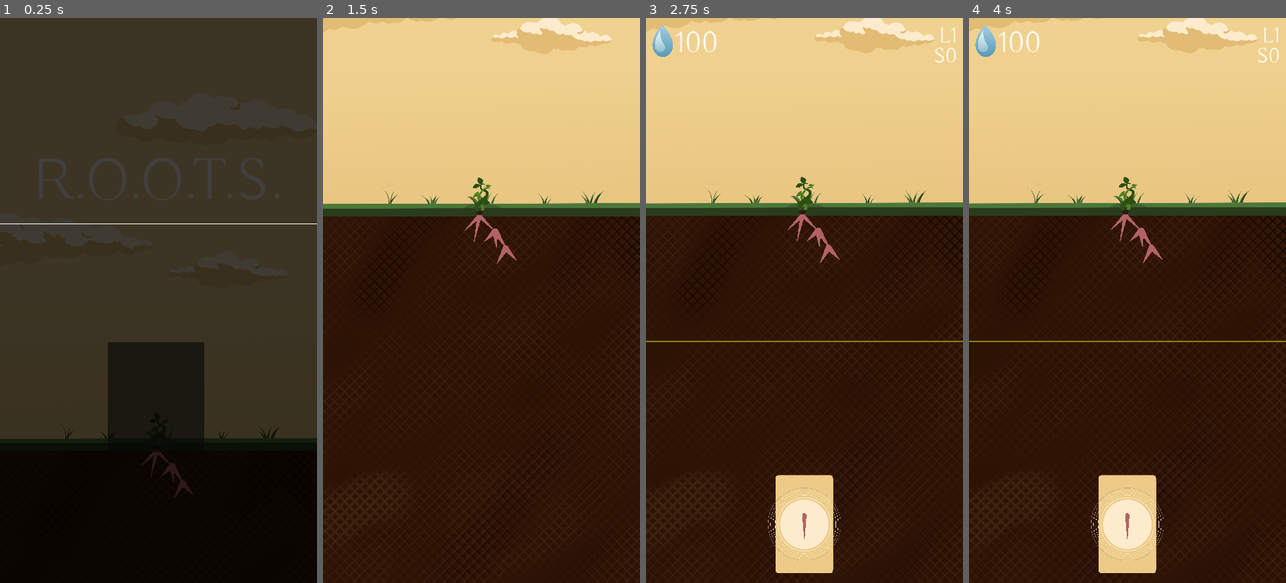
Above: before the commit, frames 1-4 (left to right).
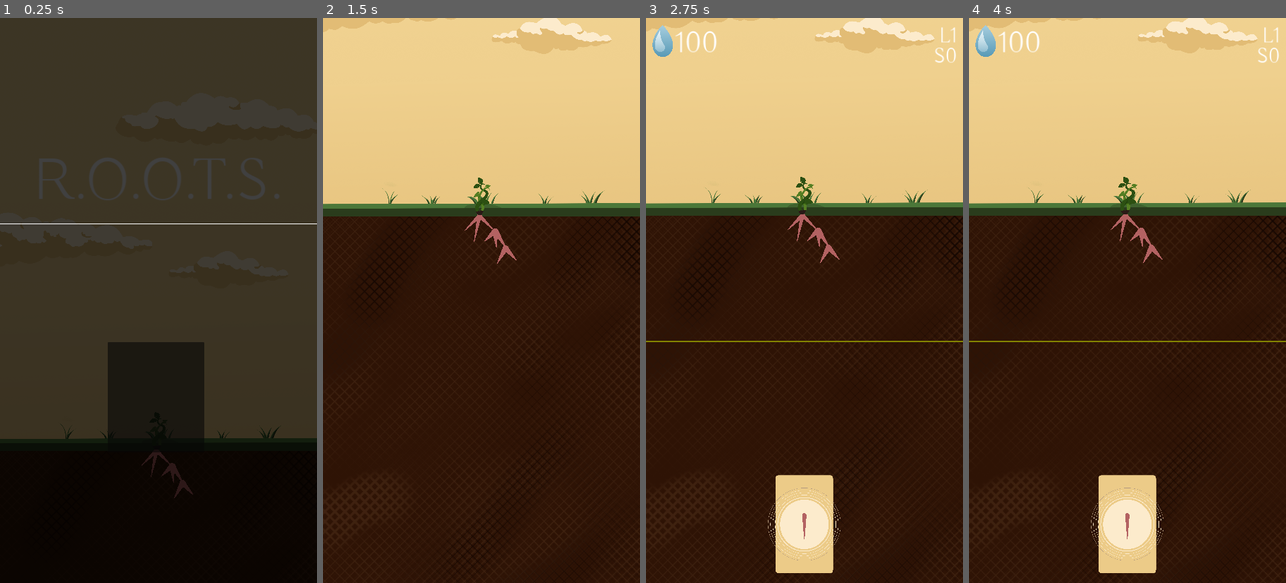
Above: after the commit, the same moments.

Repository: Disablak/ggj23
Game: Godot game, scene res://Main.tscn
Same seed, same stepped clock (60 frames per second), same inputs: the game is played once before the commit and once after it.
Inputs (mouse positions are in pixels of both pictures, inside the frame that each line leads up to):
- Up to frame 1 (0.25 s): no input
- Up to frame 2 (1.5 s): click (478, 396) at 0.5 s; drag from (478, 266) to (513, 176) at 1.27 s
- Up to frame 3 (2.75 s): drag from (801, 221) to (788, 413) at 2.02 s
- Up to frame 4 (4 s): tap Enter at 2.75 s; move the mouse to (1124, 221) at 2.77 s; click (1124, 221) at 2.92 s; tap Space at 3.5 s; drag from (1140, 238) to (1032, 215) at 3.52 s

The runs differ from the first frame. In frame 2, less than 0.1% of the frame differs, in the area x 47-54%, y 28-35%; in frame 3, less than 0.1%; in frame 4, less than 0.1%.

Commit message:
visual up

Diff:
--- /dev/null
+++ b/assets/Shader.tres
@@ -0,0 +1,11 @@
+[gd_resource type="ShaderMaterial" load_steps=2 format=3 uid="uid://c0f2j4uqadriy"]
+
+[ext_resource type="Shader" path="res://scripts/Deformation.gdshader" id="1_wp73r"]
+
+[resource]
+shader = ExtResource("1_wp73r")
+shader_parameter/Smooth = true
+shader_parameter/width = 1.0
+shader_parameter/outline_color = Color(1, 0.368627, 1, 1)
+shader_parameter/pixel_size = 4
+shader_parameter/width_speed = 1.0
--- a/levels/LevelBase.tscn
+++ b/levels/LevelBase.tscn
@@ -9,6 +9,16 @@
 [ext_resource type="Texture2D" uid="uid://rda4ekuesgo3" path="res://assets/mini_test2_plant.png" id="4_iwk58"]
 [ext_resource type="Texture2D" uid="uid://smcfor8w7pa2" path="res://assets/grass.png" id="6_0xb24"]
 [ext_resource type="Texture2D" uid="uid://bo88ghnuxulv1" path="res://assets/ground_texture.png" id="8_ulieb"]
+[ext_resource type="Shader" path="res://scripts/Plant.gdshader" id="10_6s5lq"]
+
+[sub_resource type="ShaderMaterial" id="ShaderMaterial_0yjv6"]
+shader = ExtResource("10_6s5lq")
+shader_parameter/x_intensity = 3.0
+shader_parameter/y_intensity = 0.5
+shader_parameter/offset = 0.0
+shader_parameter/speed = 2.0
+shader_parameter/wave_frequency = 20.0
+shader_parameter/wave_length = 200.0
 
 [node name="Level" type="Node2D"]
 script = ExtResource("1_8leeb")
@@ -69,6 +79,7 @@
 texture = ExtResource("6_0xb24")
 
 [node name="Plant" type="Sprite2D" parent="."]
+material = SubResource("ShaderMaterial_0yjv6")
 position = Vector2(551, 421)
 scale = Vector2(0.3, 0.3)
 texture = ExtResource("4_iwk58")
--- /dev/null
+++ b/scripts/Deformation.gdshader
@@ -0,0 +1,35 @@
+shader_type canvas_item;
+render_mode unshaded;
+
+uniform bool Smooth = true;
+uniform float width : hint_range(0.0, 64) = 1.0;
+uniform vec4 outline_color : source_color = vec4(0.0, 0.0, 0.0, 1.0);
+uniform int pixel_size : hint_range(1, 10) = 4;
+uniform float width_speed :hint_range(0.1, 10) = 1;
+
+void fragment()
+{
+    float _width = width + ((sin(TIME*width_speed) + 1.0) -2.0) * 10.0;
+    vec2 unit = (1.0/float(pixel_size) ) / vec2(textureSize(TEXTURE, 0));
+    vec4 pixel_color = texture(TEXTURE, UV);
+    if (pixel_color.a == 0.0) {
+        pixel_color = outline_color;
+        pixel_color.a = 0.0;
+        for (float x = -ceil(_width); x <= ceil(_width); x++) {
+            for (float y = -ceil(_width); y <= ceil(_width); y++) {
+                if (texture(TEXTURE, UV + vec2(x*unit.x, y*unit.y)).a == 0.0 || (x==0.0 && y==0.0)) {
+                    continue;
+                }
+                if (Smooth) {
+                    pixel_color.a += outline_color.a / (pow(x,2)+pow(y,2)) * (1.0-pow(2.0, -_width));
+                    if (pixel_color.a > 1.0) {
+                        pixel_color.a = 1.0;
+                    }
+                } else {
+                    pixel_color.a = outline_color.a;
+                }
+            }
+        }
+    }
+    COLOR = pixel_color;
+}
--- a/scripts/Level.gd
+++ b/scripts/Level.gd
@@ -33,11 +33,15 @@
 	if plant_sprite.texture == texture:
 		return
 
+	plant_sprite.use_parent_material = true
+
 	var tween = create_tween()
 	tween.tween_property(plant_sprite, "self_modulate:a", 0.0, 0.5).from(1.0)
 	tween.tween_property(plant_sprite, "self_modulate:a", 1.0, 0.5).from(0.0)
 	await tween.step_finished
 	plant_sprite.texture = texture
+	await tween.step_finished
+	plant_sprite.use_parent_material = false
 
 
 func try_get_tutorial_card() -> int:
--- /dev/null
+++ b/scripts/Plant.gdshader
@@ -0,0 +1,35 @@
+shader_type canvas_item;
+
+uniform float x_intensity = 3.0;
+uniform float y_intensity = 0.5;
+uniform float offset = 0.0;
+uniform float speed : hint_range(0, 20) = 2.0;
+uniform float wave_frequency : hint_range(0, 100) = 20;
+uniform float wave_length : hint_range(50, 800) = 200.0;
+
+void fragment() {
+	vec2 real_uv = vec2(UV.x, UV.y);
+
+	vec2 vecToBottom = vec2(1, 1) - UV.y;
+	float distToBottom = length(vecToBottom);
+
+	float final_speed = TIME * (speed / 4.0) + offset;
+
+	float time_var = (cos(final_speed) * cos(final_speed * 4.0) * cos(final_speed * 2.0))/(200.0);
+	float time_var2 = (cos(final_speed) * cos(final_speed * 6.0) * cos(final_speed * 2.0))/(200.0);
+
+	float wave_from_x = (cos(real_uv.x * 100.0)/1000.0);
+	float wave_large_from_x = cos(TIME + (real_uv.x * wave_frequency))/wave_length;
+
+	float wave_from_y = (cos(real_uv.y * 99000.0)/90000.0);
+
+	float new_x = real_uv.x + time_var * (distToBottom * x_intensity) + wave_from_x + (wave_large_from_x);
+	float new_y = real_uv.y + time_var2 * (distToBottom * y_intensity);
+
+	vec2 new_uv1 = vec2(new_x, new_y);
+	vec4 new_texture = texture(TEXTURE, new_uv1);
+
+	if(new_texture.rgb != vec3(1,1,1)){
+		COLOR.rgba = new_texture.rgba;
+	}
+}
Not shown: 1 places in levels/LevelBase.tscn that only renumber resources
